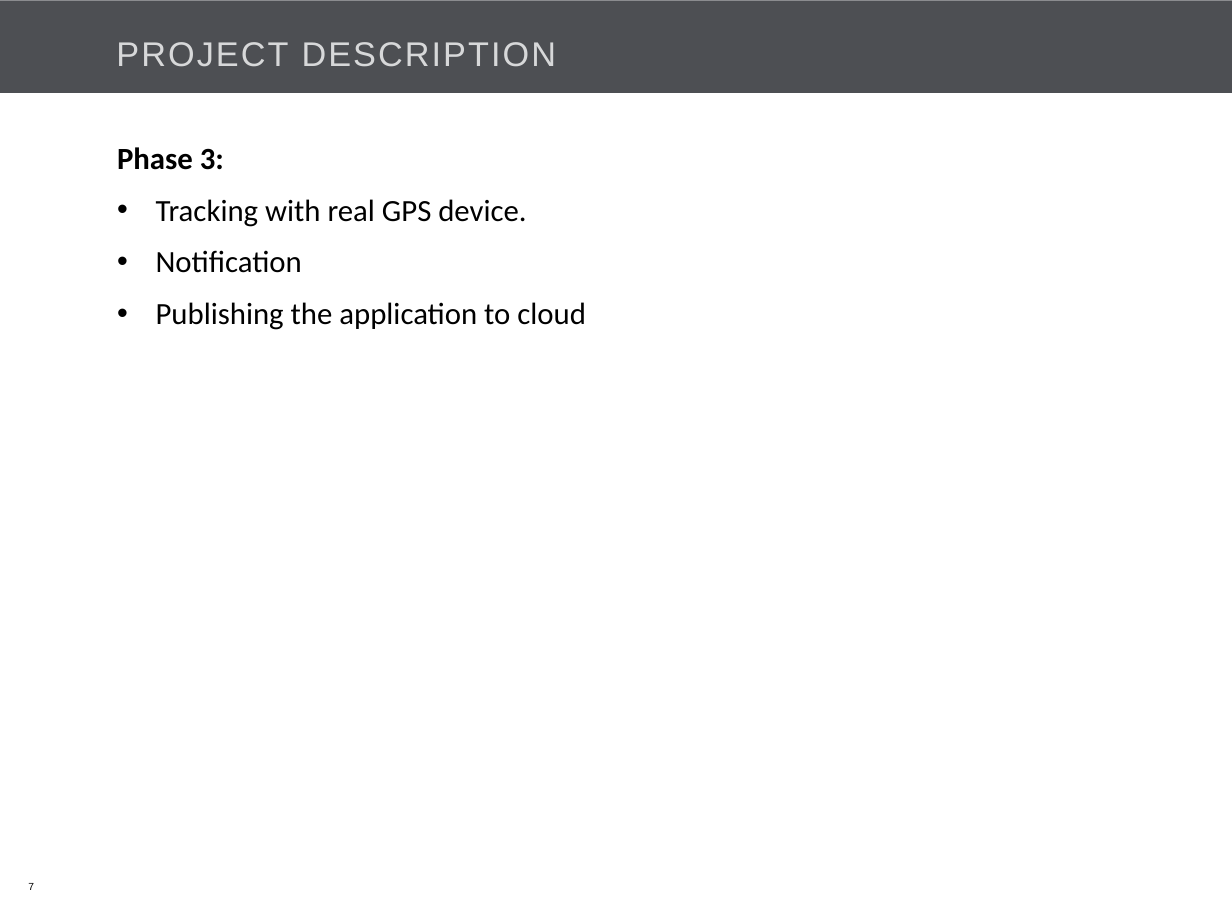
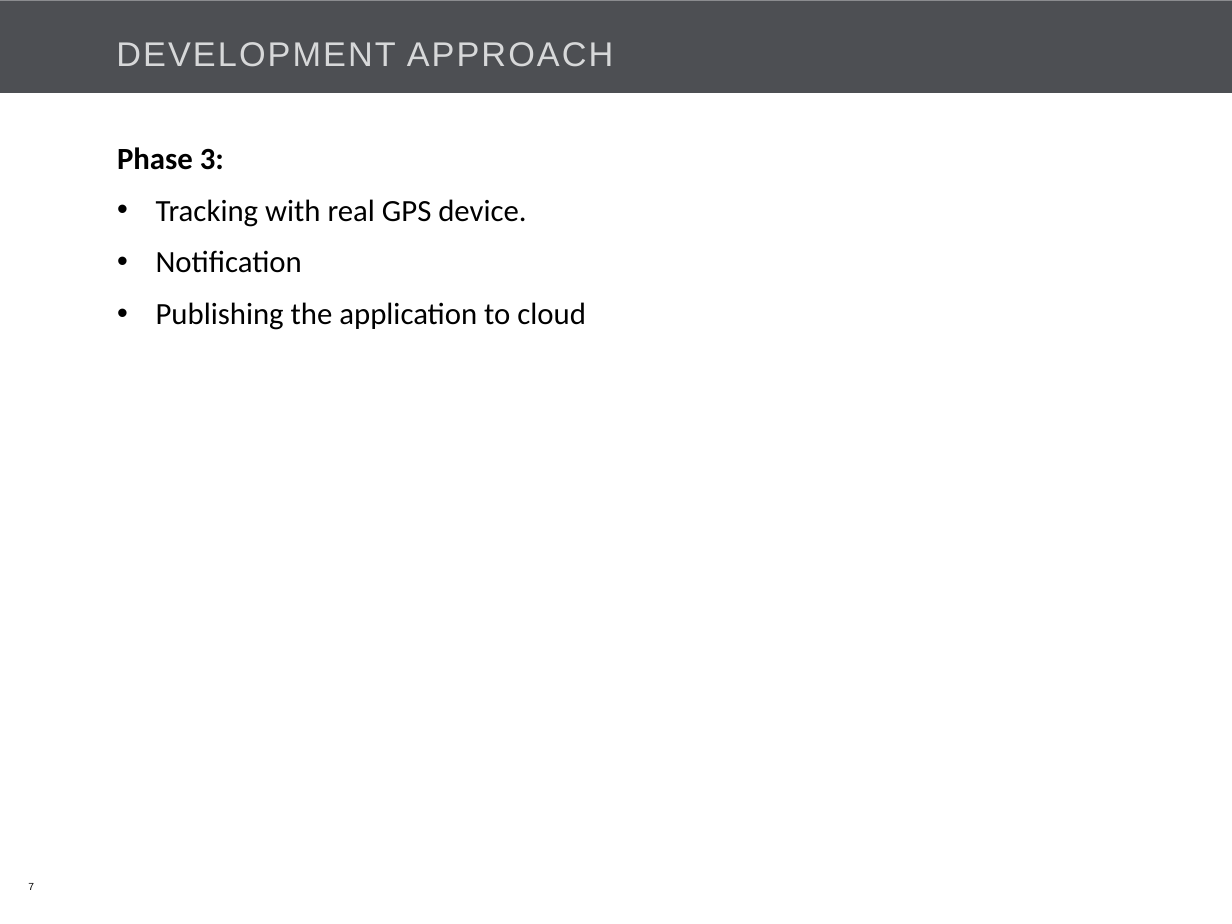
Before and after one commit to Bajarangi/demo, a slide deck: slide 7 of trunk/EasiCab/Documents/EASiCab_POC_kick off.pptx. Drawn at 1232x924 pixels with LibreOffice and Linux fonts; fonts in the diff are those of the drawing; background and template pictures are left out. Boxes give left, top, right and bottom in pixels: in the first picture for what was removed or moved away, otherwise in the second. Text is boxed around its words. In the diff, an @@ line names an element or a change of style, - is before the commit and + after.

```diff
--- a/trunk/EasiCab/Documents/EASiCab_POC_kick off.pptx
+++ b/trunk/EasiCab/Documents/EASiCab_POC_kick off.pptx
@@ title at bbox=[116, 42, 614, 67]: text changed @@
-PROJECT DESCRIPTION
+DEVELOPMENT APPROACH
```
Also in this commit, not shown: 2 other slides changed, 2 other files.
